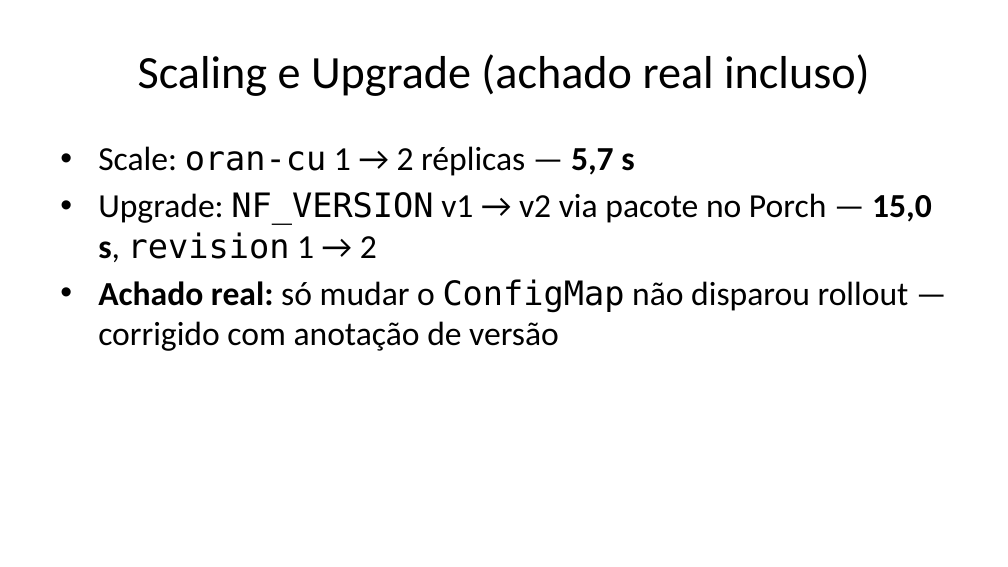
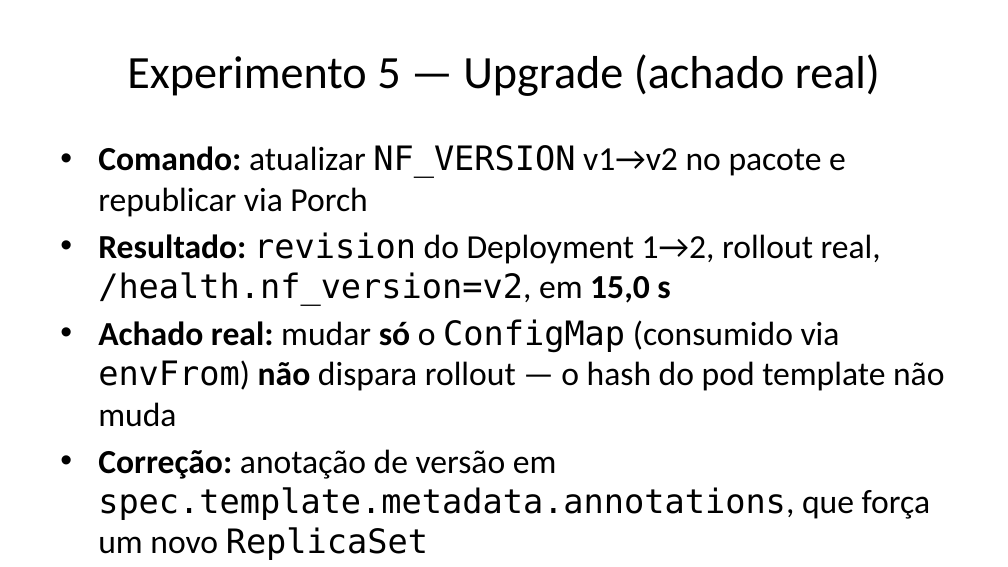
Before and after one commit to DiegoAbreuSWB/OpenRANCESARSMO, a slide deck: slide 15 of presentation/Parte2-Apresentacao-SMO-Nephio.pptx (slide 7 before the commit). Drawn at 1008x567 pixels with LibreOffice and Linux fonts; fonts in the diff are those of the drawing. Boxes give left, top, right and bottom in pixels: in the first picture for what was removed or moved away, otherwise in the second. Text is boxed around its words. In the diff, an @@ line names an element or a change of style, - is before the commit and + after.

Commit message:
docs: apresentação Parte 2 bem mais detalhada (15 -> 29 slides)
Pedido do usuário: mais detalhe, explicar o que foi feito/implementado/deixado de
fora, os experimentos individualmente, e o porquê de cada decisão.

- Cada um dos 6 experimentos originais ganha seu próprio slide (antes agrupados
  2-a-2), com comando, resultado real e o que prova.
- Novos slides de contexto/racional: objetivo da Parte 2, recap da tese da Parte 1,
  por que essas escolhas de ambiente, por que NFs simuladas (com a avaliação real
  de free5GC/UERANSIM/OAI que foi descartada), por que as 4 melhorias pós-entrega
  (a conversa real sobre O1/O2/A1/xApp/rApp que motivou o trabalho extra).
- Dois slides-resumo novos: "o que ficou de fora na entrega original" e "o que foi
  implementado x o que ficou de fora" (visão geral final).
- Reaproveita diagramas conceituais já existentes (nephio-arch, provisioning-flow)
  para as explicações de "como funciona" antes de cada bloco de experimentos.
- 29 slides, 10 imagens, notas de apresentador em todos.

```diff
--- a/presentation/Parte2-Apresentacao-SMO-Nephio.pptx
+++ b/presentation/Parte2-Apresentacao-SMO-Nephio.pptx
@@ title at [127,54,880,96]: text changed @@
-Scaling e Upgrade (achado real incluso)
+Experimento 5 — Upgrade (achado real)
@@ text at [98,145,944,520]: text changed @@
-• Scale: oran-cu 1 → 2 réplicas — 5,7 s
-• Upgrade: NF_VERSION v1 → v2 via pacote no Porch — 15,0 s, revision 1 → 2
-• Achado real: só mudar o ConfigMap não disparou rollout — corrigido com anotação de versão
+• Comando: atualizar NF_VERSION v1→v2 no pacote e republicar via Porch
+• Resultado: revision do Deployment 1→2, rollout real, /health.nf_version=v2, em 15,0 s
+• Achado real: mudar só o ConfigMap (consumido via envFrom) não dispara rollout — o hash do pod template não muda
+• Correção: anotação de versão em spec.template.metadata.annotations, que força um novo ReplicaSet
```
Also in this commit, not shown: 13 other slides changed, 15 slides added, 1 slide removed, 2 other files.
